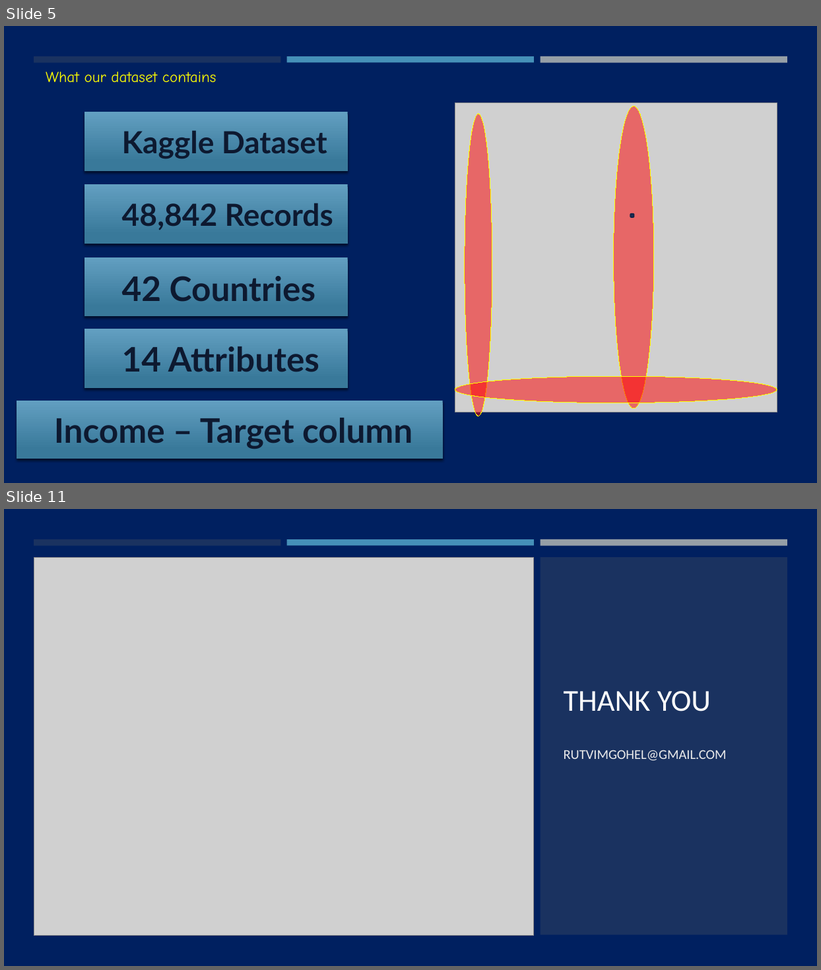
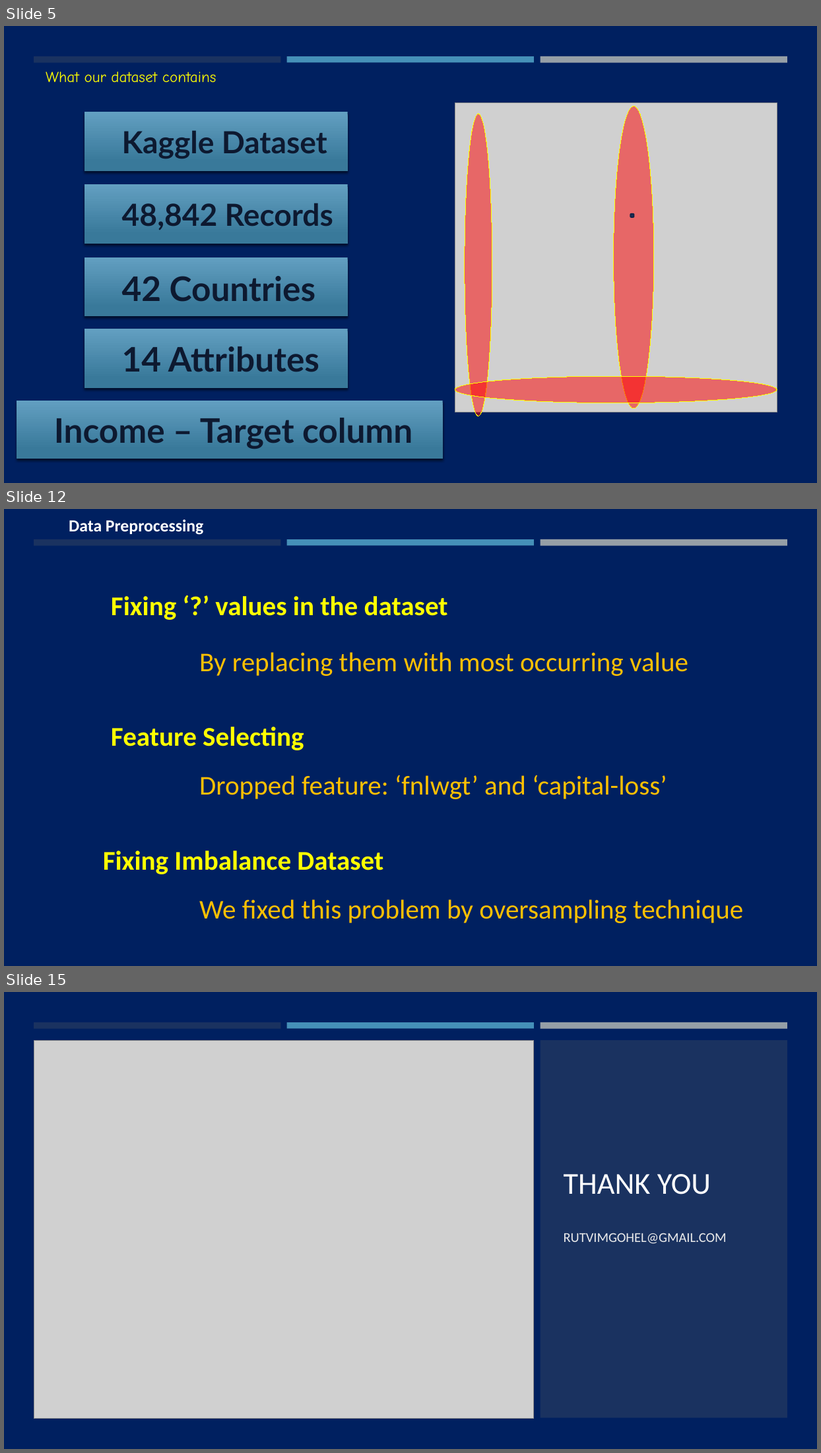
Before and after one commit to PassionateDataScientist/adult_income, a slide deck: Adult income prediction.pptx. Shown one above the other, each under a label of ours: slides 5 and 11 before the commit, slides 5, 12 and 15 after it; the slides between them are not shown. The pictures are 821x970 and 821x1453 pixels, drawn with LibreOffice and Linux fonts; fonts in the diff are those of the drawing; grey boxes stand for pictures; background and template pictures are left out. Boxes give left, top, right and bottom in pixels: in the first picture for what was removed or moved away, otherwise in the second. Text is boxed around its words. In the diff, an @@ line names an element or a change of style, - is before the commit and + after.

```diff
--- a/Adult income prediction.pptx
+++ b/Adult income prediction.pptx
@@ slide 12 added at bbox=[4, 509, 817, 966], background #002060; not listed: 3 template elements that a slide beside it also shows @@
@@ text added at bbox=[69, 520, 203, 535], 20 pt, text #FFFFFF, bold @@
+Data Preprocessing
@@ text added at bbox=[111, 596, 448, 620], 32 pt, text #FFFF00, bold @@
+Fixing ‘?’ values in the dataset
@@ text added at bbox=[199, 652, 688, 676], 32 pt, text #FFC000 @@
+By replacing them with most occurring value
@@ text added at bbox=[111, 727, 304, 751], 32 pt, text #FFFF00, bold @@
+Feature Selecting
@@ text added at bbox=[199, 775, 667, 799], 32 pt, text #FFC000 @@
+Dropped feature: ‘fnlwgt’ and ‘capital-loss’
@@ text added at bbox=[103, 851, 384, 875], 32 pt, text #FFFF00, bold @@
+Fixing Imbalance Dataset
@@ text added at bbox=[199, 900, 743, 923], 32 pt, text #FFC000 @@
+We fixed this problem by oversampling technique
@@ what was slide 11 is now slide 15 @@
```
Also in this commit, not shown: 2 slides changed, 6 other slides added, 3 slides removed, 2 other files.
